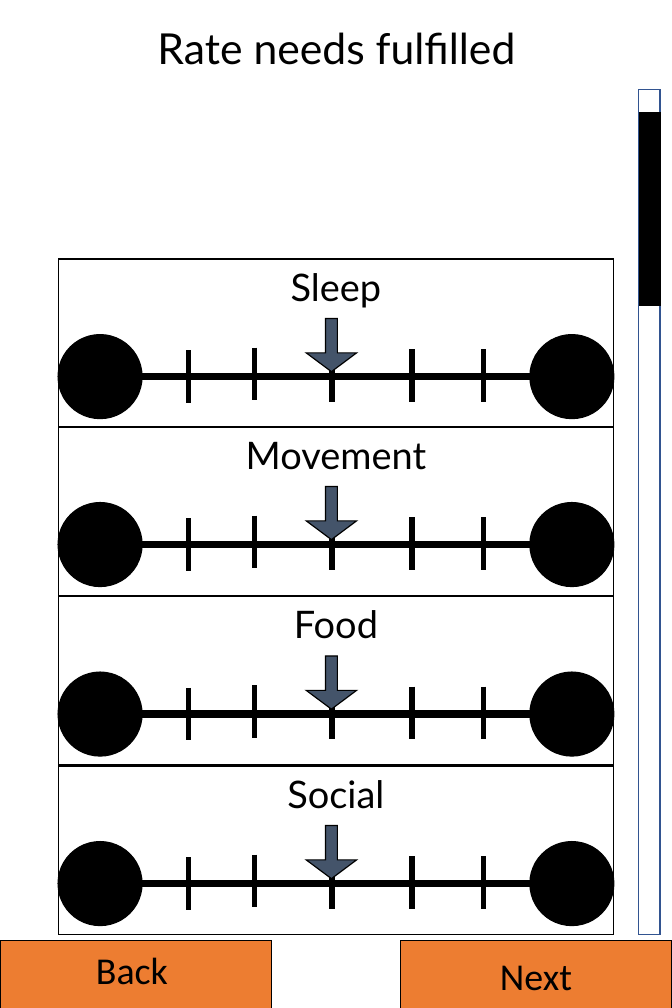
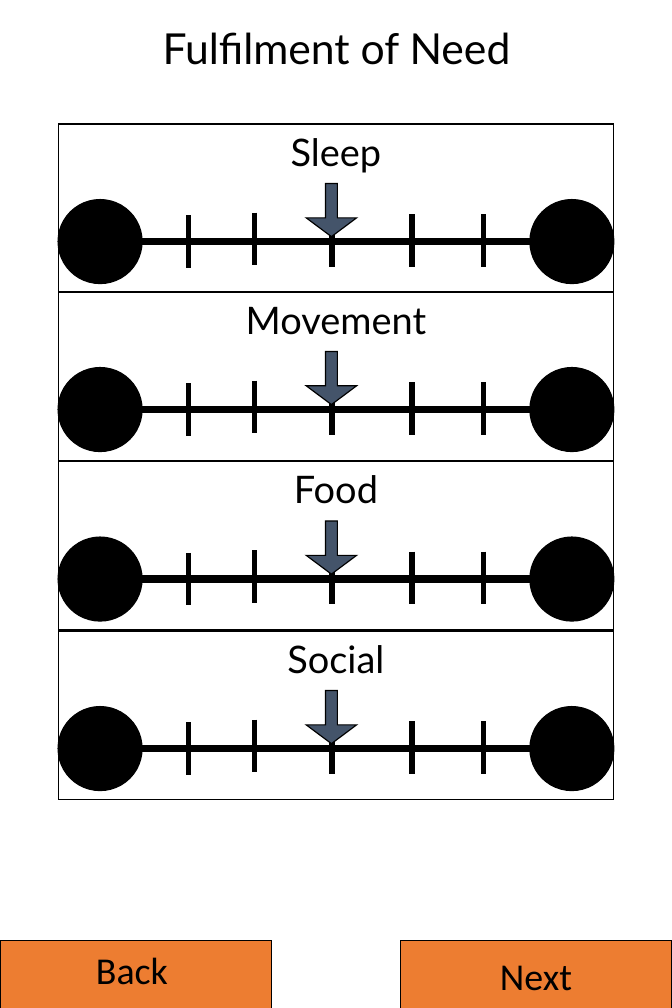
Before and after one commit to RunarReve/MoodTrackingApp, a slide deck: slide 6 of Documents/UI.pptx (slide 3 before the commit). Drawn at 672x1008 pixels with LibreOffice and Linux fonts; fonts in the diff are those of the drawing. Boxes give left, top, right and bottom in pixels: in the first picture for what was removed or moved away, otherwise in the second. Text is boxed around its words. In the diff, an @@ line names an element or a change of style, - is before the commit and + after.

```diff
--- a/Documents/UI.pptx
+++ b/Documents/UI.pptx
@@ text at (163,32,511,65): text changed @@
-Rate needs fulfilled
+Fulfilment of Need
@@ rectangle removed at (639,90,660,935) @@
@@ rectangle removed at (640,112,660,305) @@
@@ 24 lines, 8 ellipses, 4 texts, 4 rectangles, 4 right arrows: place and size @@
-24 lines, 8 ellipses, 4 texts, 4 rectangles, 4 right arrows at (58,260,614,936)
+24 lines, 8 ellipses, 4 texts, 4 rectangles, 4 right arrows at (58,124,614,800)
```
Also in this commit, not shown: 4 other slides changed, 4 slides added, 30 other files.
